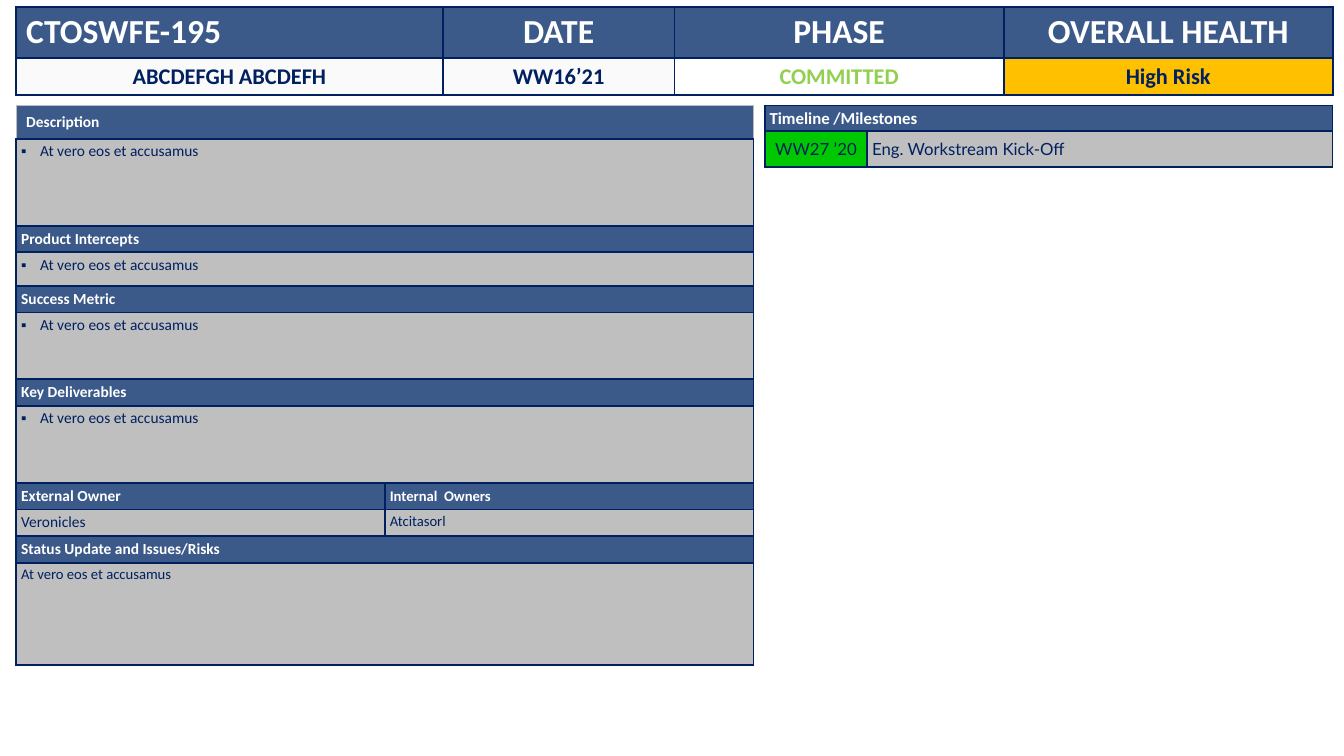
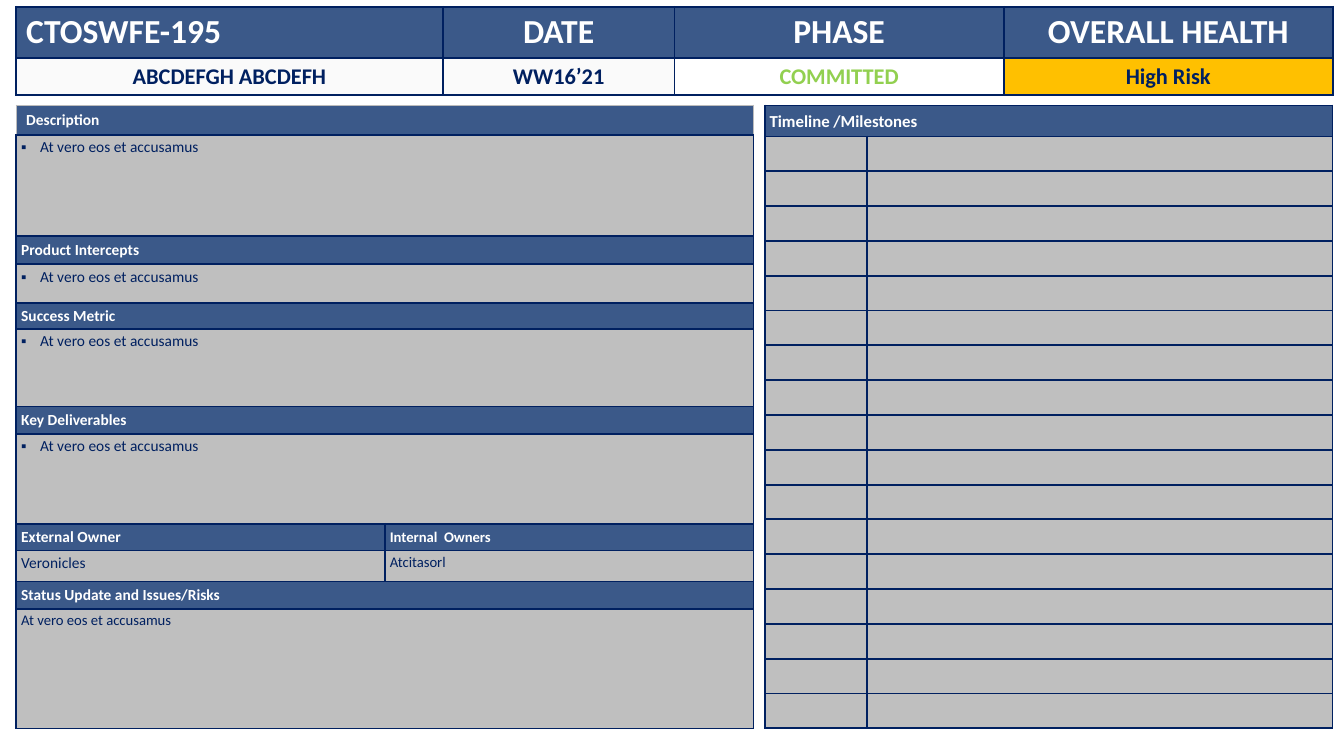
Before and after one commit to NguyenTatNhac/ppt-generator, a slide deck: slide 1 of src/main/resources/Template.pptx. Drawn at 1344x756 pixels with LibreOffice and Linux fonts; fonts in the diff are those of the drawing. Boxes give left, top, right and bottom in pixels: in the first picture for what was removed or moved away, otherwise in the second. Text is boxed around its words. In the diff, an @@ line names an element or a change of style, - is before the commit and + after.

```diff
--- a/src/main/resources/Template.pptx
+++ b/src/main/resources/Template.pptx
@@ table: place and size @@
-table at (16, 106, 754, 665)
+table at (16, 106, 754, 729)
@@ table at (765, 106, 1333, 729) @@
-row 2: WW27 ’20 | Eng. Workstream Kick-Off
+row 2:  | 
+row 3:  | 
+row 4:  | 
+row 5:  | 
+row 6:  | 
+row 7:  | 
+row 8:  | 
+row 9:  | 
+row 10:  | 
+row 11:  | 
+row 12:  | 
+row 13:  | 
+row 14:  | 
+row 15:  | 
+row 16:  | 
+row 17:  | 
+row 18:  | 
```
Also in this commit, not shown: 3 other files.
